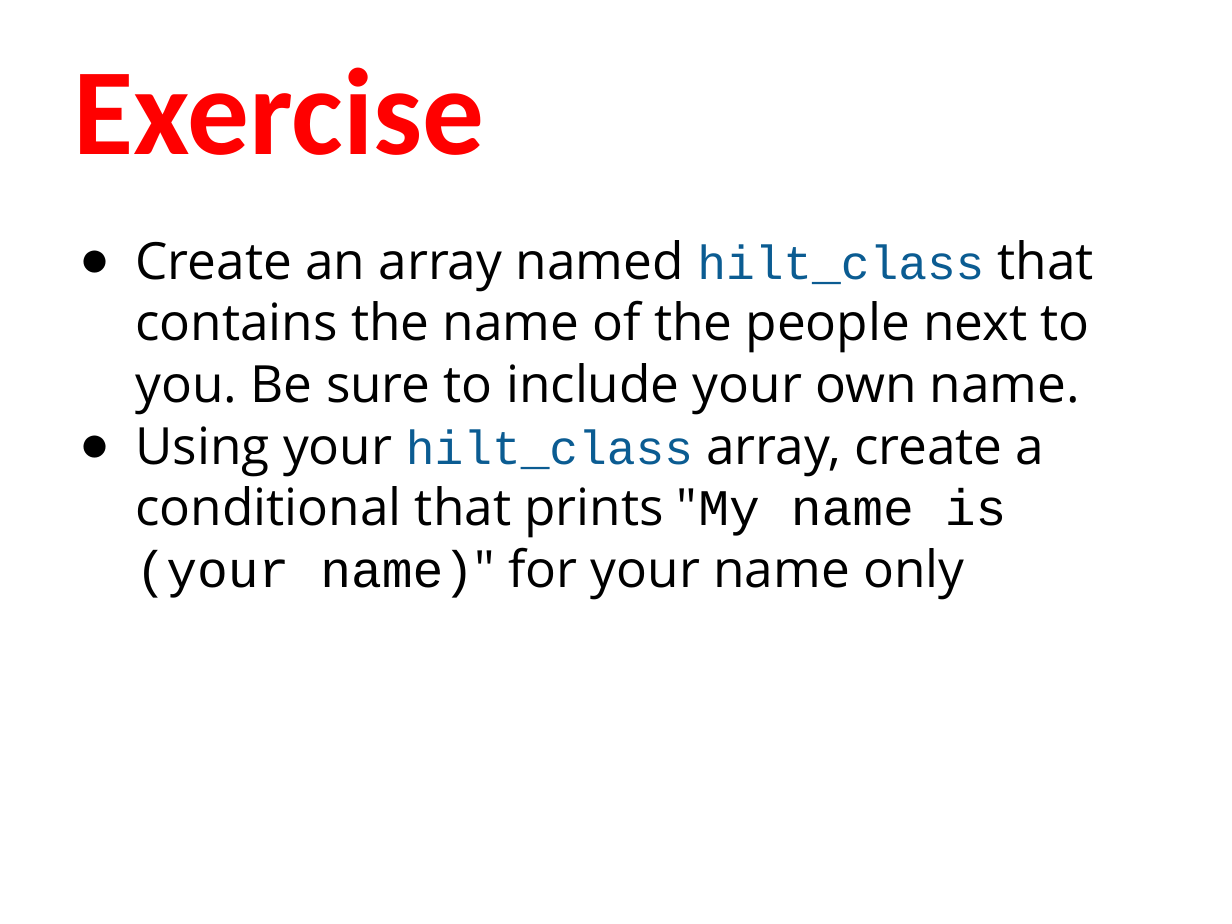
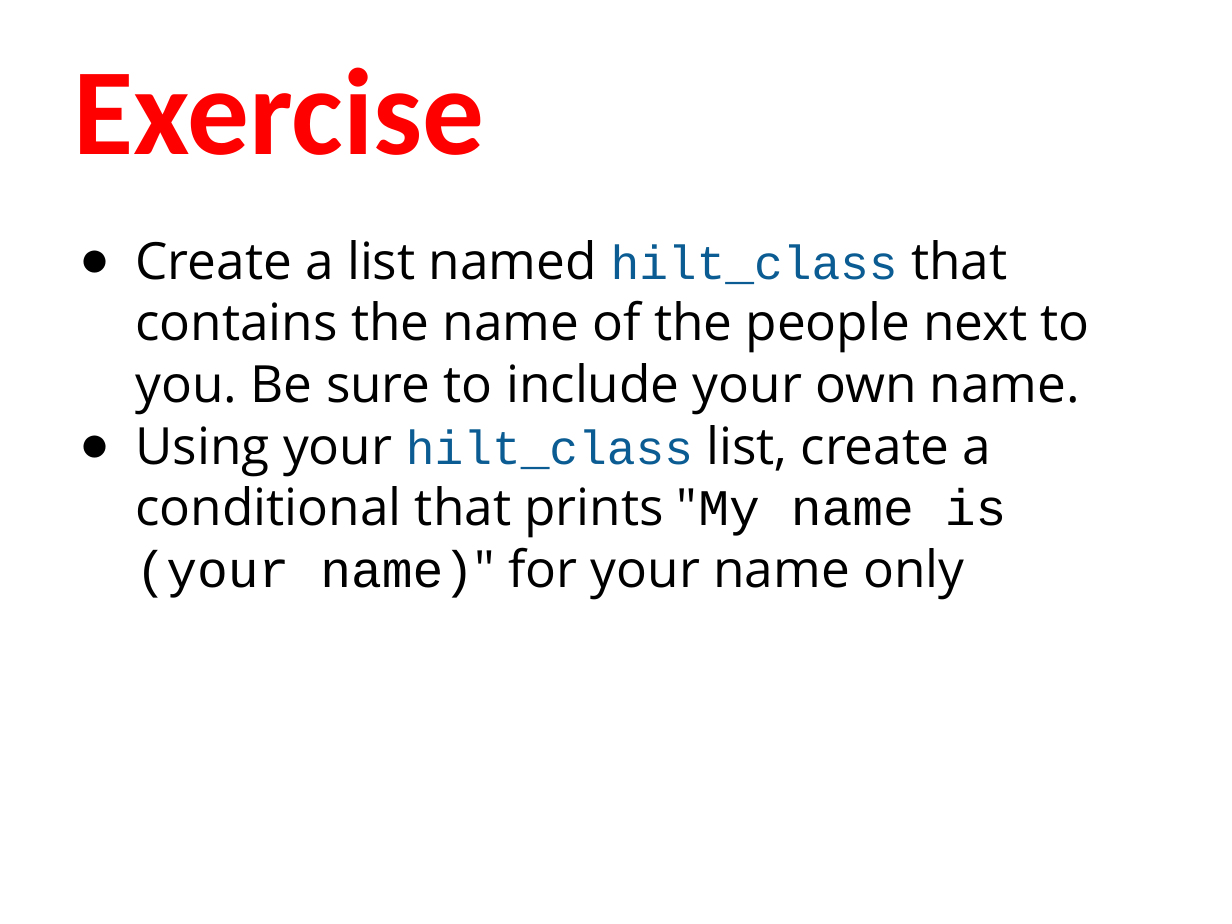
Before and after one commit to humanitiesprogramming/slides, a slide deck: slide 9 of 2017/python/B Done - ish/Python - Programming Concepts II.pptx. Drawn at 1232x924 pixels with LibreOffice and Linux fonts; fonts in the diff are those of the drawing. Boxes give left, top, right and bottom in pixels: in the first picture for what was removed or moved away, otherwise in the second. Text is boxed around its words. In the diff, an @@ line names an element or a change of style, - is before the commit and + after.

```diff
--- a/2017/python/B Done - ish/Python - Programming Concepts II.pptx
+++ b/2017/python/B Done - ish/Python - Programming Concepts II.pptx
@@ text at (x1=136, y1=240, x2=1090, y2=600): text changed @@
-● Create an array named hilt_class that contains the name of the people next to you. Be sure to include your own name.
-● Using your hilt_class array, create a conditional that prints "My name is (your name)" for your name only
+● Create a list named hilt_class that contains the name of the people next to you. Be sure to include your own name.
+● Using your hilt_class list, create a conditional that prints "My name is (your name)" for your name only
```
Also in this commit, not shown: 17 other slides changed, 2 slides removed.
